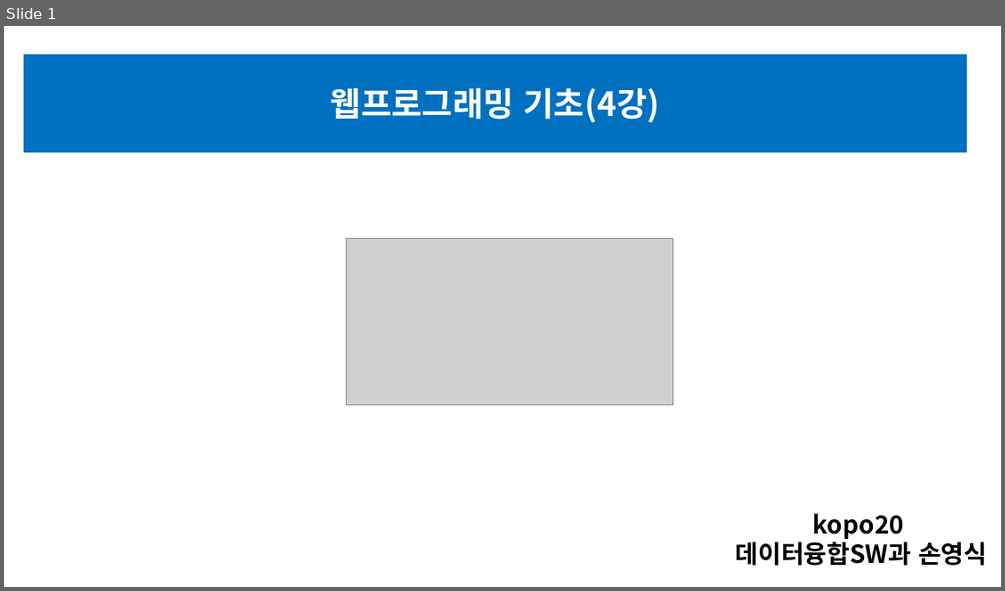
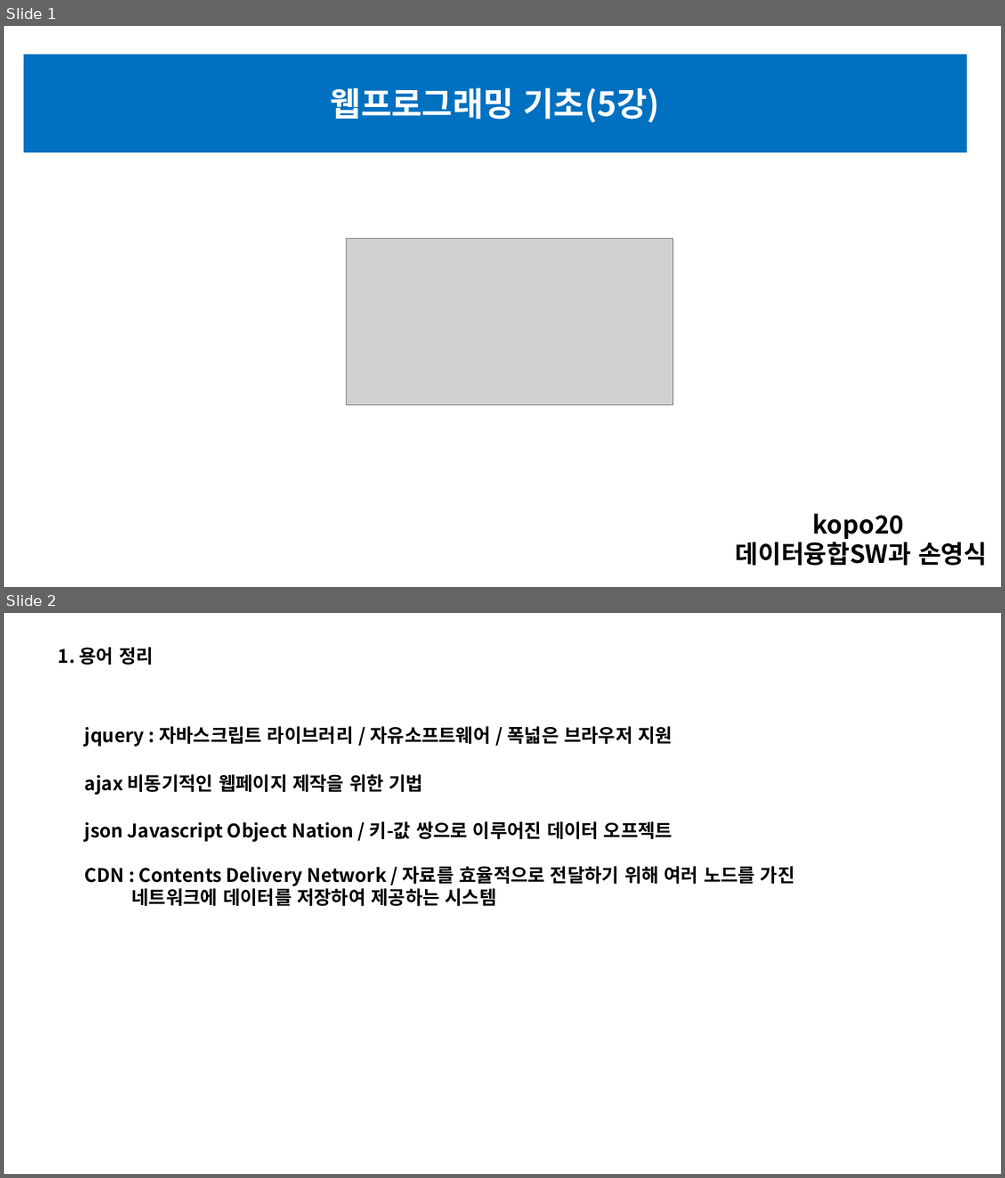
Before and after one commit to sonyoungsik/------, a slide deck: HTML(전체)/5월 13일 폴더/5강 과제 제출(손영식).pptx. Shown one above the other, each under a label of ours: slide 1 before the commit, slides 1 and 2 after it. The pictures are 1005x591 and 1005x1178 pixels, drawn with LibreOffice and Linux fonts; fonts in the diff are those of the drawing; grey boxes stand for pictures. Boxes give left, top, right and bottom in pixels: in the first picture for what was removed or moved away, otherwise in the second. Text is boxed around its words. In the diff, an @@ line names an element or a change of style, - is before the commit and + after.

```diff
--- a/HTML(전체)/5월 13일 폴더/5강 과제 제출(손영식).pptx
+++ b/HTML(전체)/5월 13일 폴더/5강 과제 제출(손영식).pptx
@@ slide 2 added at (4,613,1001,1174), background #FFFFFF @@
@@ text added at (58,647,154,665), 18 pt, text #000000, bold @@
+1. 용어 정리
@@ text added at (85,726,795,906), 18 pt, text #000000, bold @@
+jquery : 자바스크립트 라이브러리 / 자유소프트웨어 / 폭넓은 브라우저 지원
+ajax 비동기적인 웹페이지 제작을 위한 기법
+json Javascript Object Nation / 키-값 쌍으로 이루어진 데이터 오프젝트
+CDN : Contents Delivery Network / 자료를 효율적으로 전달하기 위해 여러 노드를 가진
+네트워크에 데이터를 저장하여 제공하는 시스템
@@ slide 1 changed as well @@
@@ text in rectangle at (331,87,660,123): text changed @@
-웹프로그래밍 기초(4강)
+웹프로그래밍 기초(5강)
```
Also in this commit, not shown: 4 other slides changed, 10 other slides added, 13 slides removed, 11 other files.
